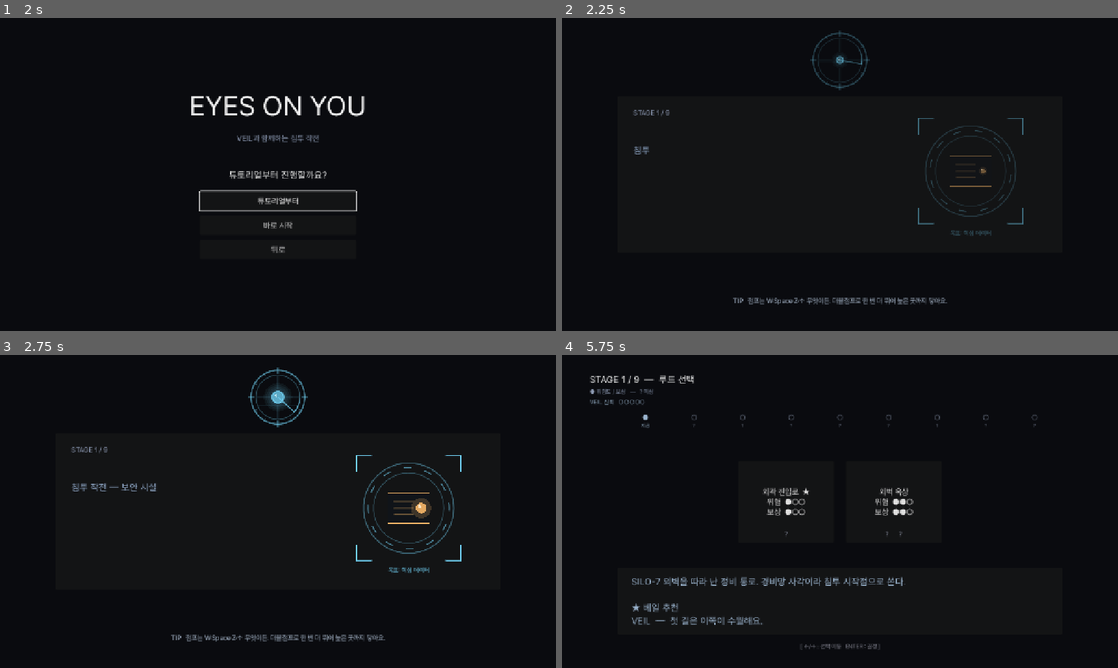
Above: before the commit, frames 1-4 (two rows, left to right).
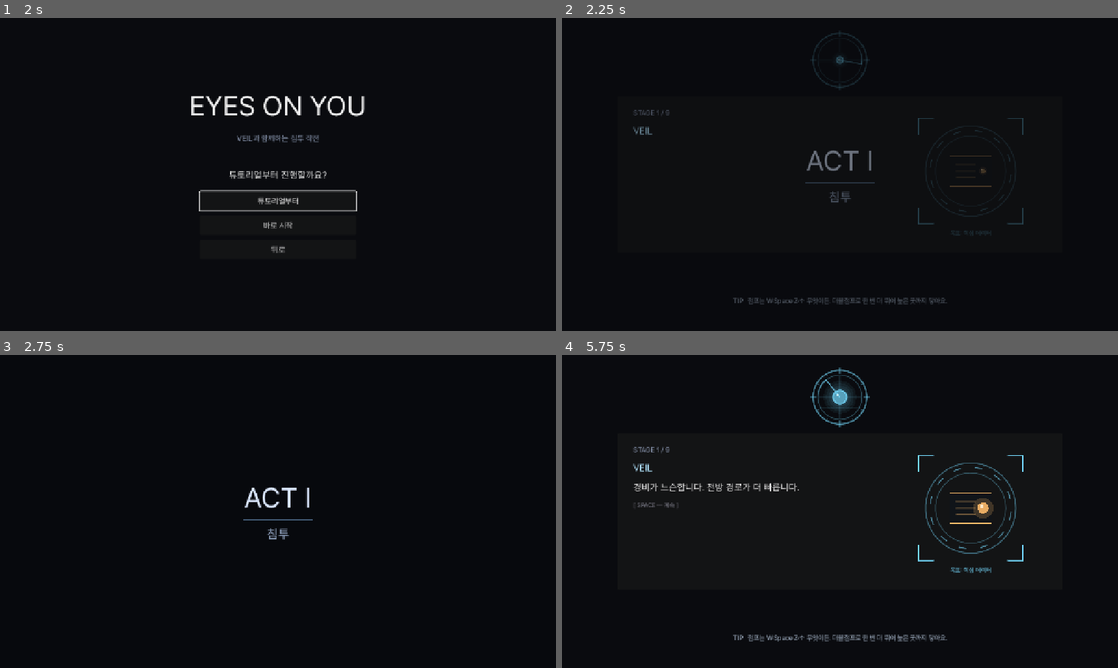
Above: after the commit, the same moments.

Repository: soomin007/EyesOnYou-Full
Game: Godot game, scene res://scenes/main.tscn
Two runs of this game, one before a commit and one after it. Both use one fixed random seed, a clock stepped at 60 frames per second and the inputs below.
Inputs (mouse positions are in pixels of both pictures, inside the frame that each line leads up to):
- Up to frame 1 (2 s): click "게임 시작" at 0.5 s; click "일반 모드" at 1.25 s
- Up to frame 2 (2.25 s): click "바로 시작" at 2 s
- Up to frame 3 (2.75 s): no input
- Up to frame 4 (5.75 s): tap Enter (ui_accept) at 2.75 s; move the mouse to (962, 495) at 2.77 s; hold W (jump) 2.78-3.53 s; hold D (move_right) 2.78-4.28 s; click (962, 495) at 2.92 s; move the mouse to (728, 527) at 3.52 s; tap J (attack) at 3.6 s; click (728, 527) at 3.67 s; tap W (jump) at 3.77, 3.8, 4.07, 5.27, 5.3, 5.57 s; move the mouse to (895, 442) at 4.27 s; hold A (move_left) 4.28-5.03 s; hold W (jump) 4.28-5.03 s; tap K (dash) at 4.35 s; click (895, 442) at 4.42 s; move the mouse to (812, 574) at 5.02 s; hold D (move_right) from 5.03 s (still down); tap Space at 5.1 s; click (812, 574) at 5.17 s

Frame 1 is identical in both runs. In frame 2, 1.2% of the frame differs, in the area x 12-83%, y 4-92%; in frame 3, 2.7%; in frame 4, 4.9%, in the area x 5-86%, y 4-95%.

Commit message:
feat(act): 막 진입 카드 — 막의 첫 stage에서 "ACT N · 이름" 비트 (B-1)
플레이테스트 평결 "막이 안 느껴짐" 대응 첫 단위(act_identity.md §3 B-1).
- Briefing: 막 진입 카드 오버레이(페이드인 0.4→유지 1.1→아웃 0.5) 후 브리핑 타이핑.
  락아웃 경과 후 점프/스킵으로 건너뛰기, ESC는 기존대로 루트맵 직행. 본편(비스토리) 전용.
- GameState.is_act_start(stage): 막의 첫 stage(0/3/6) 판정. ACTS stages 누적 경계와 자동 일치.
- 카드 데이터 = GameState.ACTS(이름/막수) 단일 소스 — 막 추가/개명 시 자동 반영.
- 검증: import 클린 + Briefing 헤드리스 부팅 RC=0(에러 없음) + 창모드 ACT I/II/III 캡처(레이아웃 정상).

Co-Authored-By: Claude Opus 4.8 (1M context) <noreply@anthropic.com>
Claude-Session: https://claude.ai/code/session_01NxYMmJ9qNBBZzv2pU3cHN8

Diff:
--- a/scripts/Briefing.gd
+++ b/scripts/Briefing.gd
@@ -8,12 +8,20 @@
 @onready var mission_visual: Control = $MissionVisual
 
 const TYPE_INTERVAL: float = 0.04
+# 막 진입 카드(B-1) — 막의 첫 stage(0/3/6)에서 브리핑 *앞*에 "ACT N · 이름"을 띄워 막을 *느껴지게* 한다.
+# (act_identity.md §3 B-1. 데이터 단일 소스 = GameState.ACTS.)
+const ACT_ROMAN: Array = ["I", "II", "III", "IV", "V", "VI", "VII", "VIII", "IX"]
 
 # 시퀀스 모델: 각 line은 {speaker: "SYS"/"VEIL", text: String}
 # stage 0 진입 시 시스템 텍스트(OPERATION PALIMPSEST) + VEIL 첫 마디들이 먼저 나오고,
 # 그 다음 평소처럼 stage 브리핑 한 줄. 그 외 stage는 brief 한 줄만.
 var lines: Array = []
 var line_idx: int = 0
+
+# 막 진입 카드 진행 상태 — true인 동안 브리핑 타이핑을 보류하고 카드 페이드만 돈다.
+var card_active: bool = false
+var _act_card: Control = null
+var _card_tween: Tween = null
 
 var revealed_chars: int = 0
 var type_t: float = 0.0
@@ -33,9 +41,13 @@
 	mission_visual.visible = intro
 	stage_label.text = "STAGE %d / %d" % [GameState.current_stage + 1, GameState.effective_total_stages()]
 	lines = _build_lines()
-	_start_line()
 	GameState.input_kind_changed.connect(_on_input_kind_changed)
 	_build_tip_label()
+	# 막 진입 카드는 본편(비스토리)에서 막의 첫 stage일 때만. 그 외엔 곧장 브리핑 타이핑.
+	if (not GameState.story_mode) and GameState.is_act_start(GameState.current_stage):
+		_begin_act_card()
+	else:
+		_start_line()
 
 func _build_tip_label() -> void:
 	# 로딩 팁 — 맵마다 1개씩 로테이션(피드백 "게임이 안 알려준다" 보완). 화면 하단.
@@ -53,6 +65,67 @@
 	tip.mouse_filter = Control.MOUSE_FILTER_IGNORE
 	add_child(tip)
 
+# --- 막 진입 카드 (B-1) ---
+# 페이드인(0.4) → 유지(1.1) → 페이드아웃(0.5) 후 브리핑 타이핑 시작. 입력으로 건너뛸 수 있다.
+func _begin_act_card() -> void:
+	card_active = true
+	var act_idx: int = GameState.act_for_stage(GameState.current_stage)
+	var act: Dictionary = GameState.ACTS[act_idx]
+	_act_card = _build_act_card(act_idx, str(act.get("name", "")))
+	add_child(_act_card)  # 마지막 자식 = 최상단 → 브리핑 위를 덮음
+	_act_card.modulate.a = 0.0
+	_card_tween = create_tween()
+	_card_tween.tween_property(_act_card, "modulate:a", 1.0, 0.4)
+	_card_tween.tween_interval(1.1)
+	_card_tween.tween_property(_act_card, "modulate:a", 0.0, 0.5)
+	_card_tween.tween_callback(_finish_card)
+
+func _build_act_card(act_idx: int, act_name: String) -> Control:
+	var card := ColorRect.new()
+	card.color = Color(0.03, 0.035, 0.05, 1.0)
+	card.set_anchors_preset(Control.PRESET_FULL_RECT)
+	card.mouse_filter = Control.MOUSE_FILTER_IGNORE
+	var center := VBoxContainer.new()
+	center.alignment = BoxContainer.ALIGNMENT_CENTER
+	center.set_anchors_preset(Control.PRESET_FULL_RECT)
+	center.add_theme_constant_override("separation", 12)
+	card.add_child(center)
+	# ACT N (로마숫자)
+	var roman: String = str(ACT_ROMAN[act_idx]) if act_idx < ACT_ROMAN.size() else str(act_idx + 1)
+	var big := Label.new()
+	big.text = "ACT " + roman
+	big.horizontal_alignment = HORIZONTAL_ALIGNMENT_CENTER
+	big.add_theme_font_size_override("font_size", 64)
+	big.add_theme_color_override("font_color", Color(0.86, 0.91, 1.0))
+	big.add_theme_color_override("font_outline_color", Color(0, 0, 0, 0.7))
+	big.add_theme_constant_override("outline_size", 6)
+	center.add_child(big)
+	# 구분선
+	var rule := ColorRect.new()
+	rule.color = Color(0.4, 0.55, 0.7, 0.6)
+	rule.custom_minimum_size = Vector2(160, 2)
+	rule.size_flags_horizontal = Control.SIZE_SHRINK_CENTER
+	center.add_child(rule)
+	# 막 이름
+	var sub := Label.new()
+	sub.text = act_name
+	sub.horizontal_alignment = HORIZONTAL_ALIGNMENT_CENTER
+	sub.add_theme_font_size_override("font_size", 30)
+	sub.add_theme_color_override("font_color", Color(0.62, 0.7, 0.82))
+	center.add_child(sub)
+	return card
+
+func _finish_card() -> void:
+	if not card_active:
+		return
+	card_active = false
+	if _card_tween != null and _card_tween.is_valid():
+		_card_tween.kill()
+	if is_instance_valid(_act_card):
+		_act_card.queue_free()
+		_act_card = null
+	_start_line()
+
 func _on_input_kind_changed(_kind: String) -> void:
 	# 타이핑 진행 중엔 hint 비어 있음. 완료 상태에서만 갱신.
 	if done:
@@ -89,6 +162,8 @@
 func _process(delta: float) -> void:
 	if input_lockout_t > 0.0:
 		input_lockout_t -= delta
+	if card_active:
+		return  # 막 진입 카드가 도는 동안엔 브리핑 타이핑 보류
 	if done:
 		return
 	type_t += delta
@@ -109,6 +184,12 @@
 		get_viewport().set_input_as_handled()
 		get_tree().change_scene_to_file(SceneRouter.ROUTE_MAP)
 		return
+	if card_active:
+		# 막 진입 카드는 락아웃 경과 후 점프/스킵으로 건너뛴다(ESC는 위에서 처리됨).
+		if input_lockout_t <= 0.0 and (event.is_action_pressed("ui_skip") or event.is_action_pressed("jump")):
+			get_viewport().set_input_as_handled()
+			_finish_card()
+		return
 	if input_lockout_t > 0.0:
 		# 보스 클리어 후 잔여 점프 연타 차단.
 		return
--- a/scripts/GameState.gd
+++ b/scripts/GameState.gd
@@ -529,6 +529,13 @@
 func act_def(stage: int) -> Dictionary:
 	var d: Dictionary = ACTS[act_for_stage(stage)]
 	return d
+
+# 막의 *첫* stage 판정 — 막 진입 카드(Briefing) 표시용. stage 0 또는 직전 stage와 막이 다르면 막 진입.
+# 본편(비스토리) 전용 의도 — 호출처(Briefing)에서 story_mode 가드. ACTS stages 누적 경계와 자동 일치.
+func is_act_start(stage: int) -> bool:
+	if stage <= 0:
+		return true
+	return act_for_stage(stage) != act_for_stage(stage - 1)
 
 # 시야붕괴 onset 막(마지막 막) 판정 — 보스/탈출 직전 첫 전투 맵에서 켜진다.
 # 스토리 모드는 5스테이지 비트가 촘촘해 기존 삼항(s==2 or s==3)을 그대로 반환(동작 보존).
